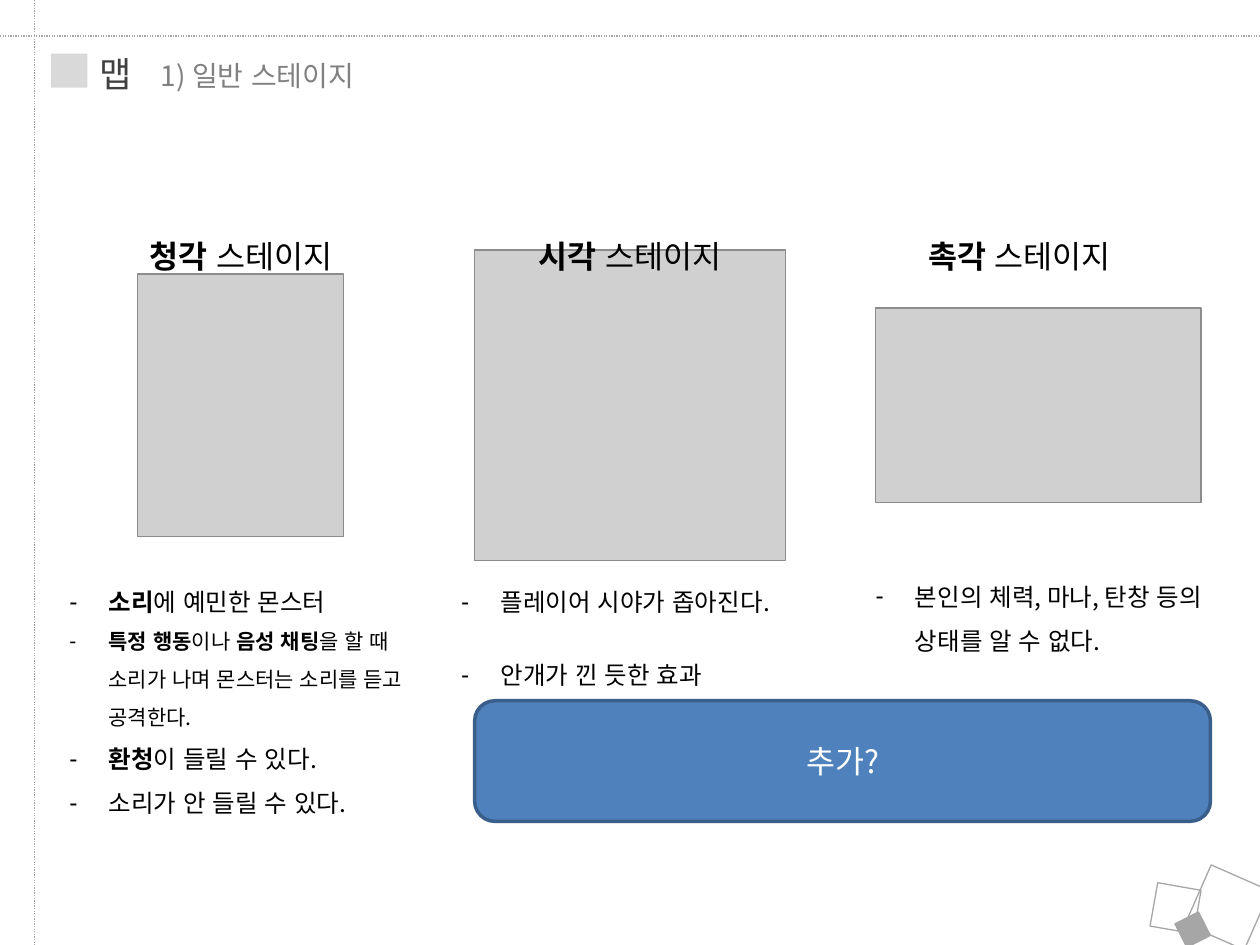
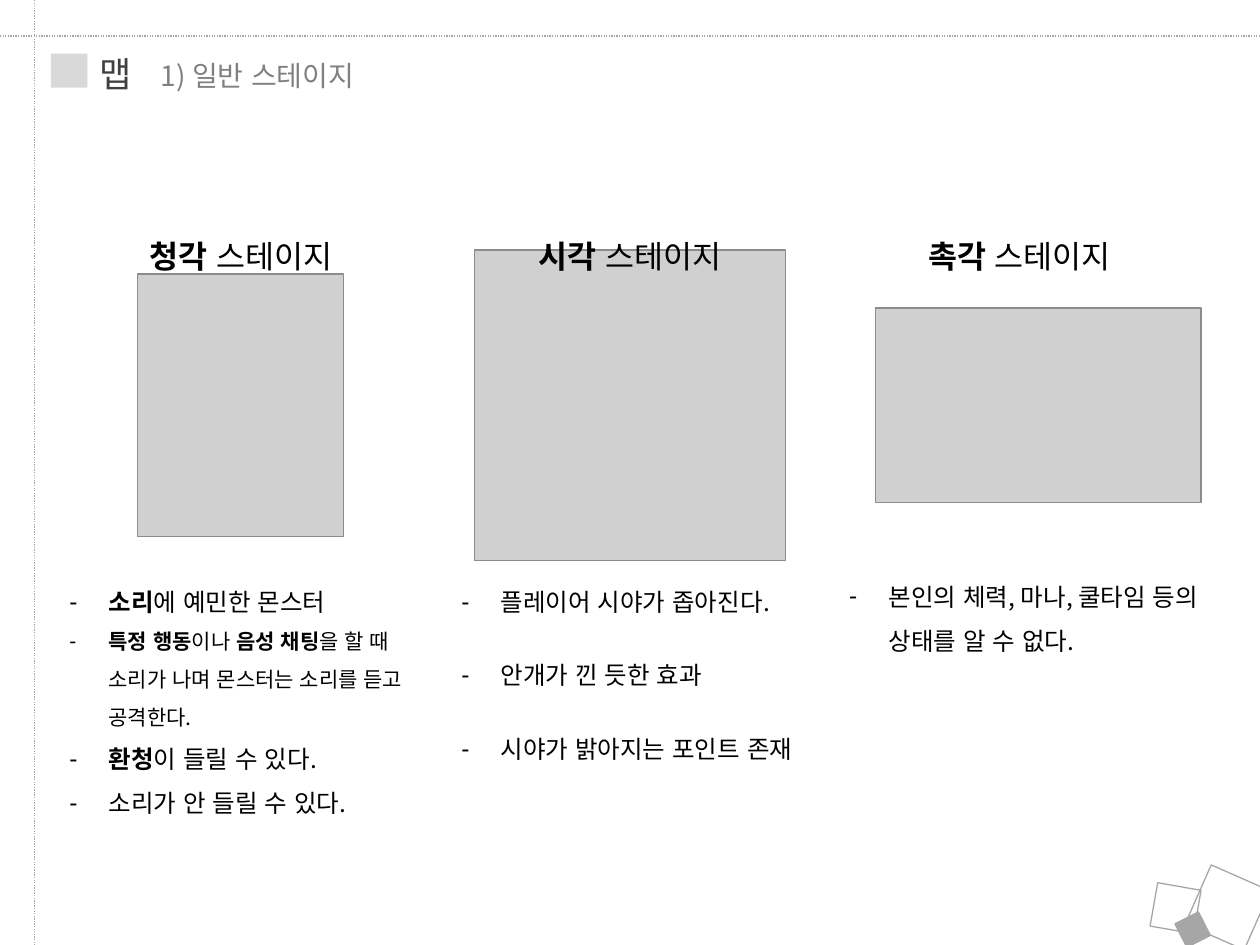
Before and after one commit to JungRobbi/ZolZak, a slide deck: slide 11 of Document/ppt.pptx (slide 12 before the commit). Drawn at 1260x945 pixels with LibreOffice and Linux fonts; fonts in the diff are those of the drawing; grey boxes stand for pictures. Boxes give left, top, right and bottom in pixels: in the first picture for what was removed or moved away, otherwise in the second. Text is boxed around its words. In the diff, an @@ line names an element or a change of style, - is before the commit and + after.

```diff
--- a/Document/ppt.pptx
+++ b/Document/ppt.pptx
@@ text at <box>889,585,1198,652</box>: text changed @@
-– 본인의 체력, 마나, 탄창 등의 상태를 알 수 없다.
+– 본인의 체력, 마나, 쿨타임 등의 상태를 알 수 없다.
@@ rounded rectangle removed at <box>475,701,1211,822</box> @@
-추가?
@@ text at <box>501,737,792,760</box>: paragraph added @@
+– 시야가 밝아지는 포인트 존재
```
Also in this commit, not shown: 11 other slides changed, 4 slides added, 1 slide removed.
